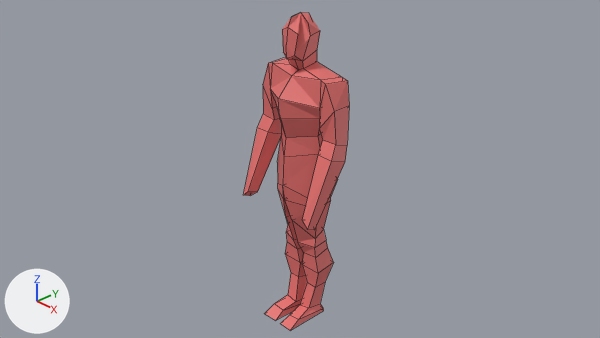
Before and after pictures for a commit that changed the Blender file Assets/Models/Hiker.blend.
Both versions are drawn from the file's camera 'Camera'. Every picture has the same lights, and +X, +Y and +Z are marked at lower left. Mesh edges are drawn as thin lines.

Before the edit, the objects in view are built like this:
```python
me_cube = bpy.data.meshes.new('Cube')
me_cube.from_pydata(...)  # 113 vertices, 91 faces, 3 loose edges; spans x 0.0..0.72, y -0.47..0.36, z -2.41..2.09
me_cube.materials.append(mat_material)  # red #e77270
ob_cube = bpy.data.objects.new('Cube', me_cube)
ob_cube.location = (0.0, 0.0, 0.0)
_m = ob_cube.modifiers.new('Mirror', 'MIRROR')
_m.use_clip = True
```
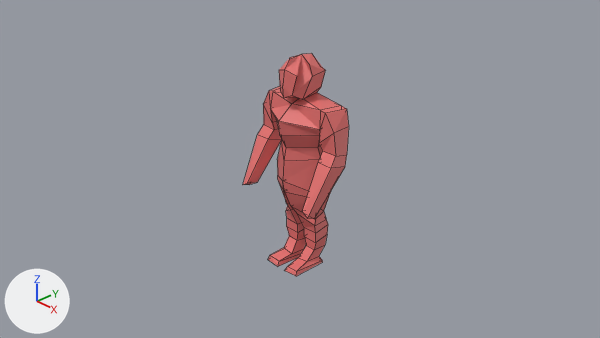
What changed in the scene script:
```text
Change me_cube:
    used by ob_cube; location = (0.0, 0.0, 0.0)
    remove me_cube.from_pydata(...)  # 113 vertices, 91 faces, 3 loose edges; spans x 0.0..0.72, y -0.47..0.36, z -2.41..2.09
    add me_cube.from_pydata(...)  # 113 vertices, 91 faces, 2 loose edges; spans x 0.0..0.72, y -0.47..0.38, z -2.15..2.2
    me_cube part 1
    3 vertices in x 0.22..0.29, y -0.03..0.22, z -2.36..-2.22 move by (0.02, -0.05, 0.25)
    21 vertices move from x 0.01..0.34, y -0.45..0.35, z -2.41..-0.75 to x 0.04..0.3, y -0.35..0.26, z -2.15..-0.76
    me_cube part 2
    1 vertex is removed from x 0.1, y 0.13, z 1.99
    3 vertices in x 0.15, y -0.08, z 1.52 move by (0.02, -0.02, -0.08)
    15 vertices move from x 0.0..0.2, y -0.22..0.28, z 1.5..2.09 to x 0.0..0.24, y -0.29..0.38, z 1.41..2.2
    1 vertex is added at (0.11, 0.17, 2.05)
Change ob_cube:
    ob_cube.scale: (1.0, 1.0, 1.0) -> (1.0, 1.0, 0.706)
```

Where the change shows, as pixel boxes [x1, y1, x2, y2] in the pictures (600 x 338 px; the box of a moved part takes in the faces that stretch with it):
'Cube', reshaped, rescaled (30% shorter): before [243, 13, 349, 330]; after [243, 53, 349, 276]
part 1 of me_cube, moved or reshaped: before [264, 190, 333, 330]; after [268, 181, 328, 276]
part 2 of me_cube, moved or reshaped: before [282, 13, 320, 70]; after [279, 53, 326, 100]
